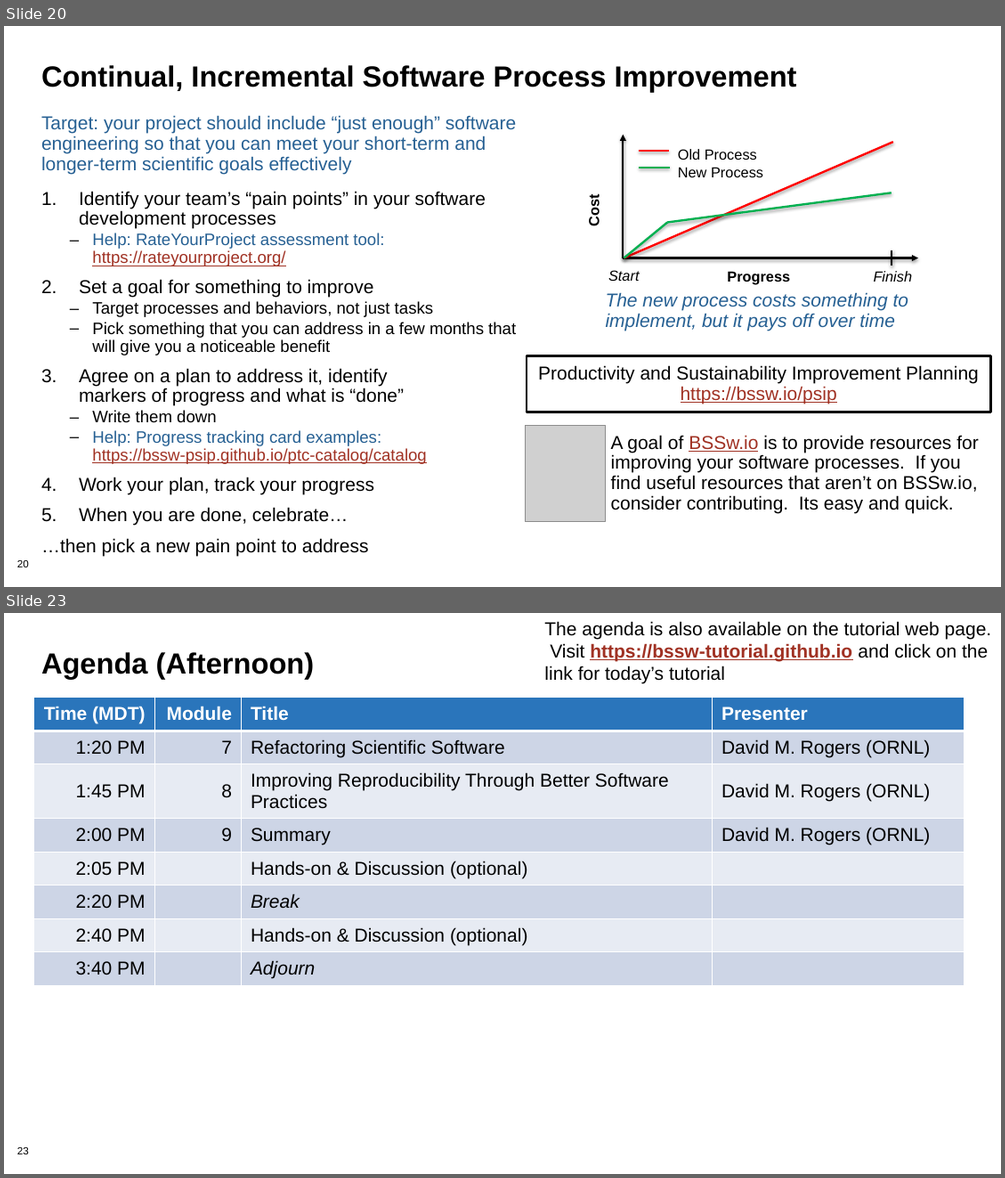
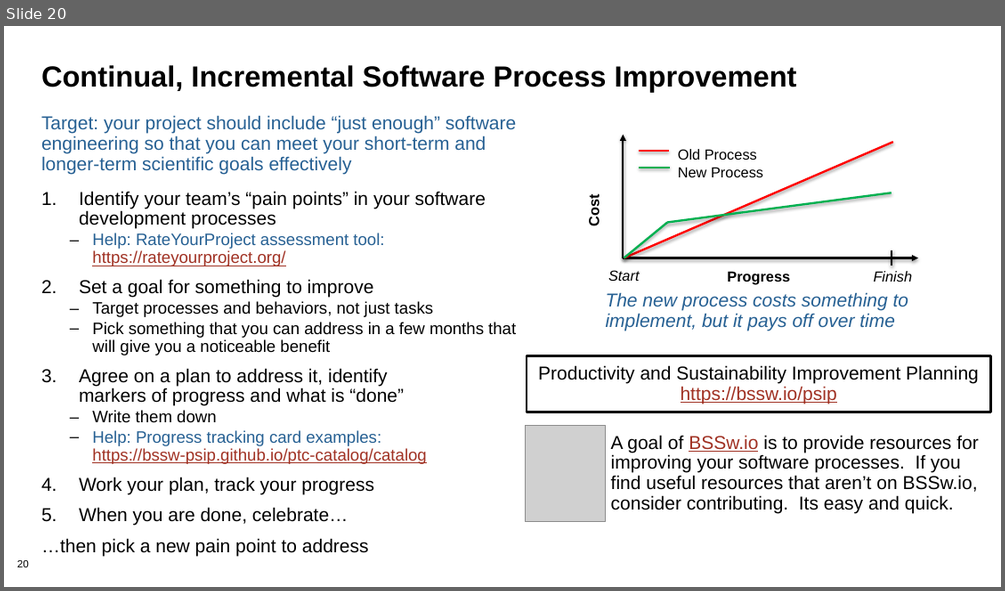
Before and after one commit to bssw-tutorial/presentations, a slide deck: overview.pptx. Shown one above the other, each under a label of ours: slides 20 and 23 before the commit, slide 20 after it; the slides between them are not shown. The pictures are 1005x1178 and 1005x591 pixels, drawn with LibreOffice and Linux fonts; fonts in the diff are those of the drawing; grey boxes stand for pictures; background and template pictures are left out. Boxes give left, top, right and bottom in pixels: in the first picture for what was removed or moved away, otherwise in the second. Text is boxed around its words. In the diff, an @@ line names an element or a change of style, - is before the commit and + after.

```diff
--- a/overview.pptx
+++ b/overview.pptx
@@ slide 23 removed at (4,613,1001,1174), background #FFFFFF; not listed: 1 template element that a slide beside it also shows @@
@@ text removed at (544,621,992,684) @@
-The agenda is also available on the tutorial web page. Visit https://bssw-tutorial.github.io and click on the link for today’s tutorial
@@ title removed at (41,652,315,679) @@
-Agenda (Afternoon)
@@ table removed at (34,698,964,999), 8 rows, 4 columns @@
-Time (MDT) | Module | Title | Presenter
-1:20 PM | 7 | Refactoring Scientific Software | David M. Rogers (ORNL)
-1:45 PM | 8 | Improving Reproducibility Through Better Software Practices | David M. Rogers (ORNL)
-2:00 PM | 9 | Summary | David M. Rogers (ORNL)
-2:05 PM |  | Hands-on & Discussion (optional) | 
-2:20 PM |  | Break | 
-2:40 PM |  | Hands-on & Discussion (optional) | 
-3:40 PM |  | Adjourn | 
```
Also in this commit, not shown: 6 slides changed, 1 other slide removed, 6 other files.
